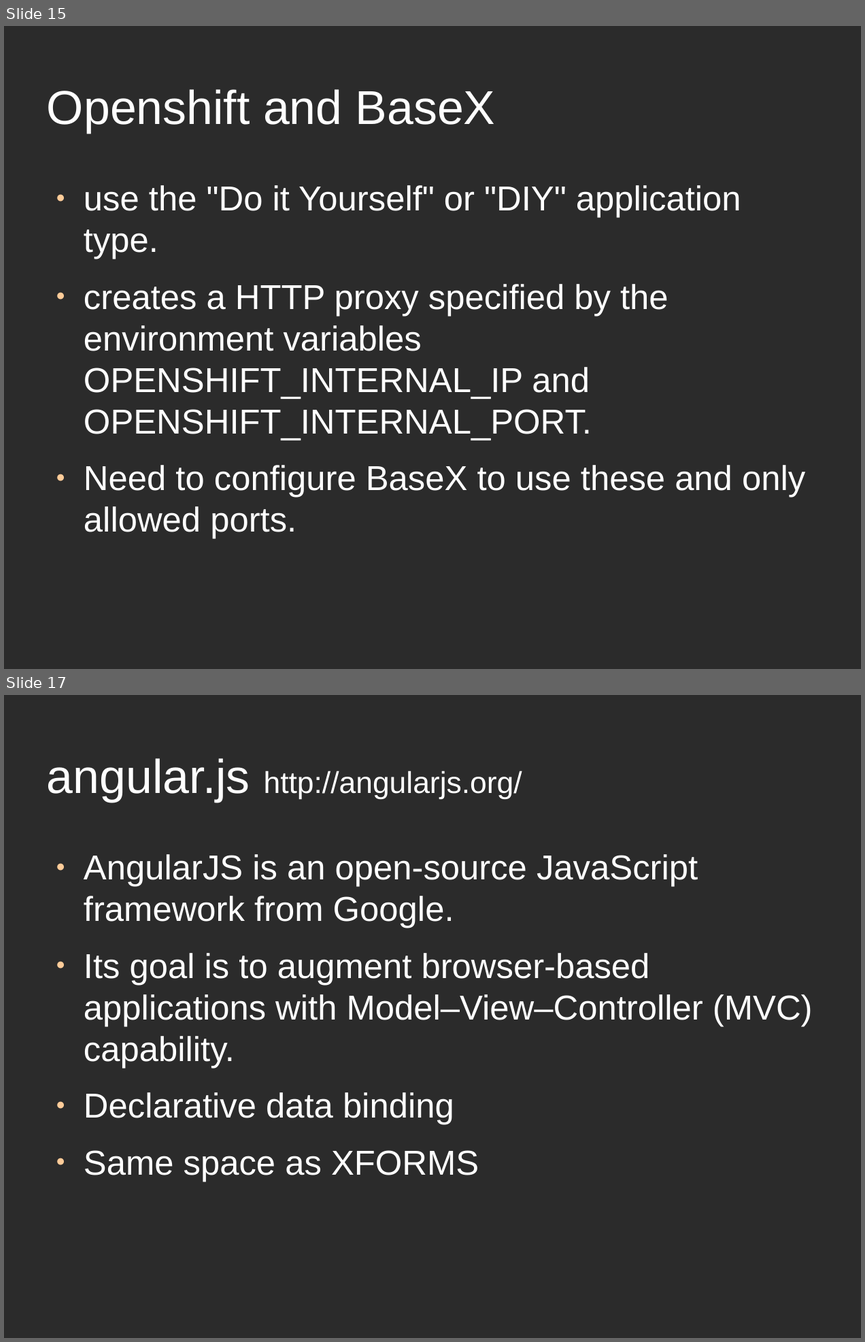
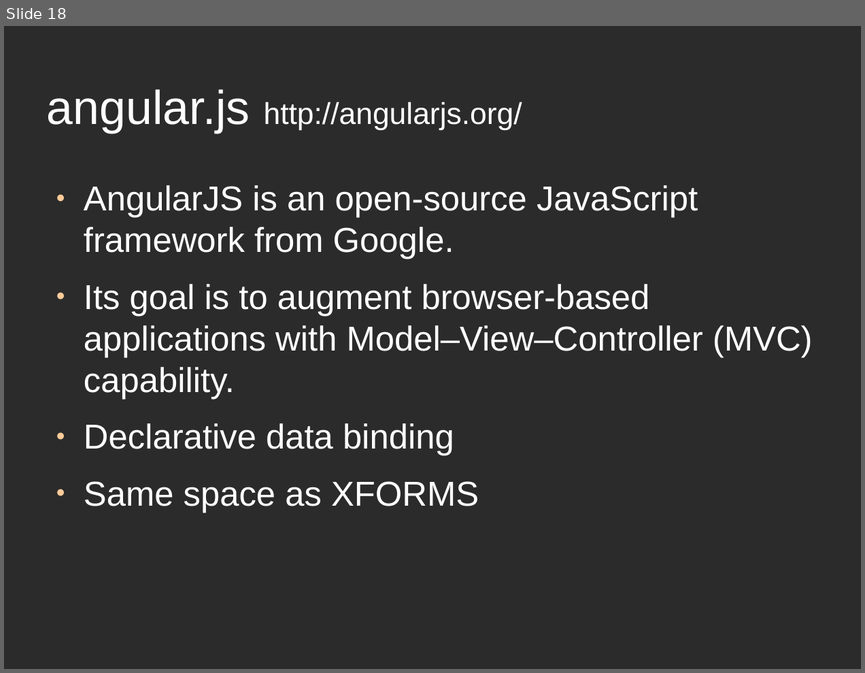
Before and after one commit to apb2006/graphxq, a slide deck: src/graphxq/talk/BaseX-user-group-talk.odp. Shown one above the other, each under a label of ours: slides 15 and 17 before the commit, slide 18 after it; the slides between them are not shown. The pictures are 865x1342 and 865x673 pixels, drawn with LibreOffice and Linux fonts; fonts in the diff are those of the drawing; background and template pictures are left out; a plain dark background stands for a picture behind light text. Boxes give left, top, right and bottom in pixels: in the first picture for what was removed or moved away, otherwise in the second. Text is boxed around its words. In the diff, an @@ line names an element or a change of style, - is before the commit and + after.

```diff
--- a/src/graphxq/talk/BaseX-user-group-talk.odp
+++ b/src/graphxq/talk/BaseX-user-group-talk.odp
@@ slide 15 removed at [4,26,861,669], background picture (left out) @@
@@ title removed at [47,89,496,133] @@
-Openshift and BaseX
@@ text removed at [84,185,805,539] @@
-● use the "Do it Yourself" or "DIY" application type.
-● creates a HTTP proxy specified by the environment variables OPENSHIFT_INTERNAL_IP and OPENSHIFT_INTERNAL_PORT.
-● Need to configure BaseX to use these and only allowed ports.
@@ what was slide 17 is now slide 18 @@
```
Also in this commit, not shown: 17 slides changed, 8 slides added, 7 other slides removed, 15 other files.
